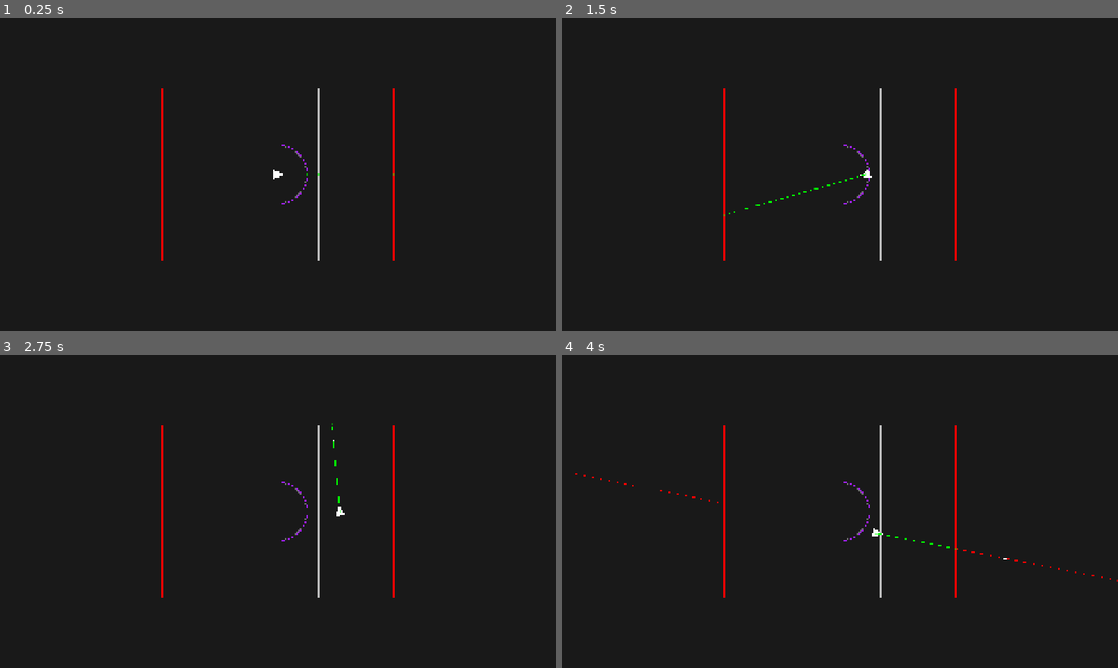
Above: before the commit, frames 1-4 (two rows, left to right).
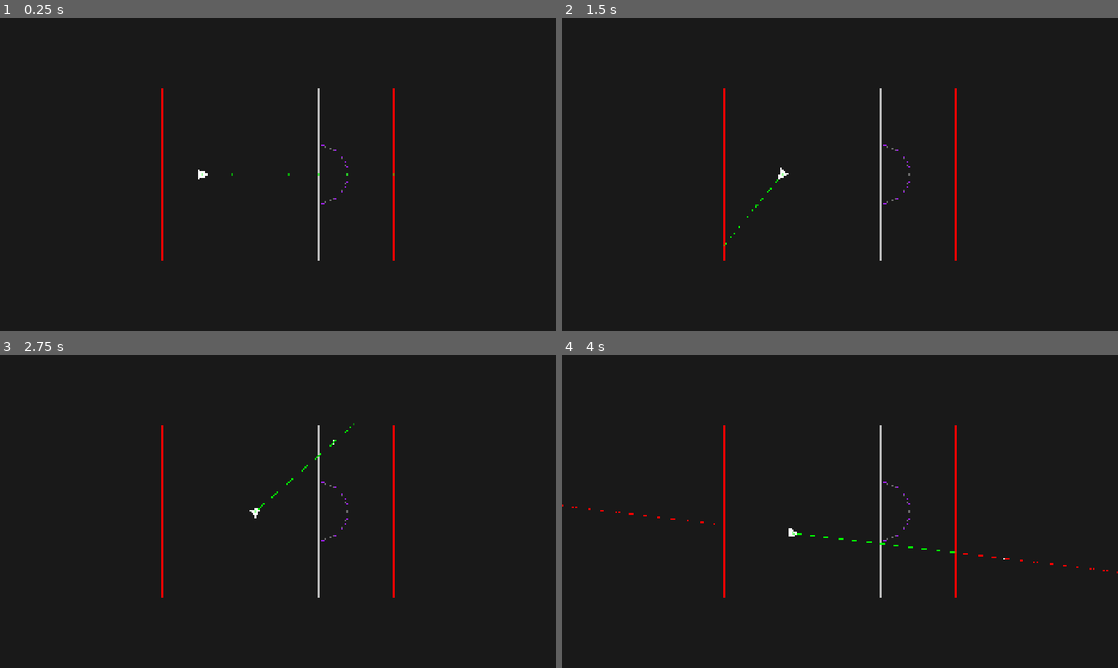
Above: after the commit, the same moments.

Repository: AlonKellner-RedHat/ricochet-game-v2
Game: Godot game, scene res://scenes/main.tscn
Two runs of this game, one before a commit and one after it. Both use one fixed random seed, a clock stepped at 60 frames per second and the inputs below. This scene is started directly instead of the project's main scene.
Inputs (mouse positions are in pixels of both pictures, inside the frame that each line leads up to):
- Up to frame 1 (0.25 s): no input
- Up to frame 2 (1.5 s): tap Enter at 0.5 s; move the mouse to (962, 158) at 0.52 s; hold D (move_right) 0.53-1.25 s; hold Space (fire) 0.53-1.25 s; click (962, 158) at 0.67 s; drag from (728, 190) to (812, 237) at 1.27 s
- Up to frame 3 (2.75 s): tap Space (fire) at 2 s; move the mouse to (333, 442) at 2.02 s; hold D (move_right) from 2.03 s (still down); tap Alt at 2.1 s
- Up to frame 4 (4 s): release D (move_right) at 2.75 s; drag from (812, 574) to (673, 464) at 2.77 s; tap Enter at 3.5 s; move the mouse to (1006, 558) at 3.52 s; hold A (move_left) from 3.53 s (still down); tap G at 3.6 s

The runs differ from the first frame. In frame 1, 0.2% of the frame differs, in the area x 35-63%, y 40-60%; in frame 2, 0.2%; in frame 3, 0.2%; in frame 4, 0.4%, in the area x 0-100%, y 37-73%.

Commit message:
Move inversion arc away from player spawn for visibility
Arc now at (1100,540) r=100, player at (700,540). The purple arc
is clearly visible to the right of the player.

Co-Authored-By: Claude Opus 4.6 <noreply@anthropic.com>

Diff:
--- a/scenes/main.tscn
+++ b/scenes/main.tscn
@@ -13,7 +13,7 @@
 [node name="Main" type="Node2D" unique_id=1606209940]
 script = ExtResource("2")
 passthrough_lines = Array[Vector4]([Vector4(800, 240, 800, 840), Vector4(1100, 240, 1100, 840)])
-inversion_left_arcs = PackedFloat64Array(960, 440, 960, 640, 1060, 540)
+inversion_left_arcs = PackedFloat64Array(1100, 440, 1100, 640, 1200, 540)
 
 [node name="Background" type="ColorRect" parent="." unique_id=1610522736]
 offset_right = 1920.0
@@ -27,7 +27,7 @@
 shape = SubResource("floor_shape")
 
 [node name="Player" parent="." unique_id=636081454 instance=ExtResource("1")]
-position = Vector2(960, 540)
+position = Vector2(700, 540)
 
 [node name="Cursor" type="Node2D" parent="." unique_id=114423737]
 script = ExtResource("3")
--- a/tests/test_stage2_player.gd
+++ b/tests/test_stage2_player.gd
@@ -18,7 +18,7 @@
 	assert_eq(circle.radius, 12.0, "Player collision radius should be 12")
 
 func test_stage2_player_initial_position() -> void:
-	assert_eq(_player.position, Vector2(960, 540), "Player should spawn at center")
+	assert_eq(_player.position, Vector2(700, 540), "Player should spawn at configured position")
 
 func test_stage2_player_moves_on_input() -> void:
 	var start_pos := _player.position
